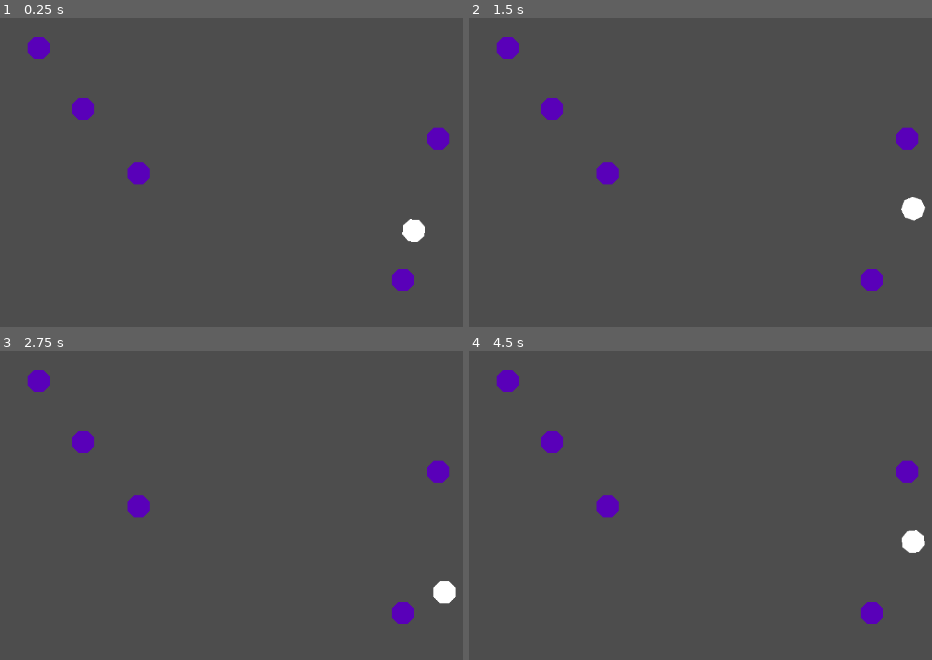
Above: before the commit, frames 1-4 (two rows, left to right).
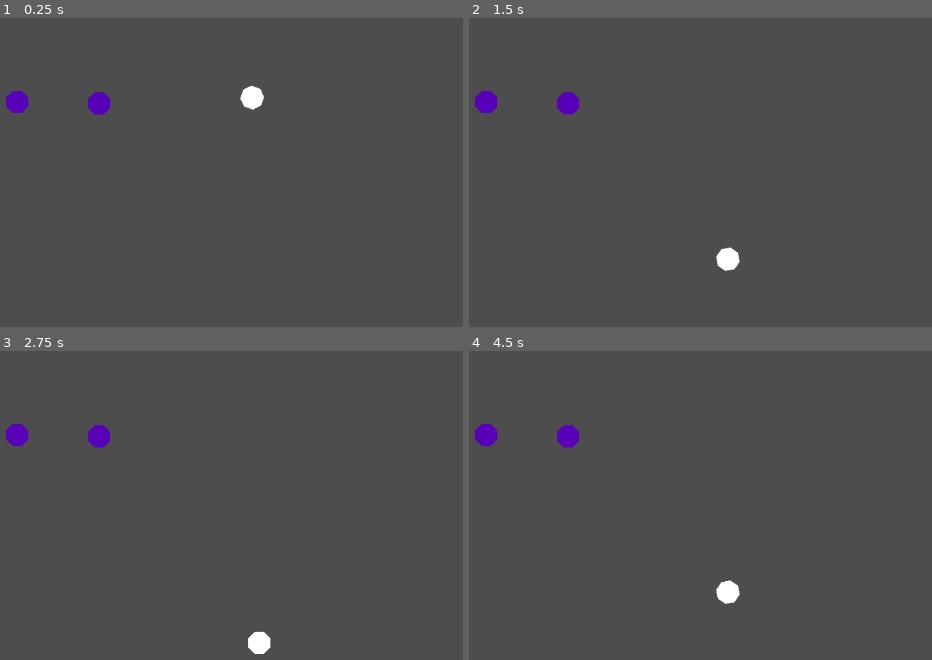
Above: after the commit, the same moments.

Repository: willigro/PinBallJam
Game: Godot game, scene res://src/scenes/SceneTest.tscn
Two runs of this game, one before a commit and one after it. Both use one fixed random seed, a clock stepped at 60 frames per second and the inputs below.
Inputs (mouse positions are in pixels of both pictures, inside the frame that each line leads up to):
- Up to frame 1 (0.25 s): no input
- Up to frame 2 (1.5 s): move the mouse to (765, 144) at 0.52 s; press the mouse at (765, 144) at 0.53 s; tap Enter at 1.25 s; move the mouse to (outside the picture) at 1.27 s; release the mouse at (outside the picture) at 1.28 s; click (outside the picture) at 1.35 s
- Up to frame 3 (2.75 s): move the mouse to (199, 403) at 2.02 s; press the mouse at (199, 403) at 2.03 s
- Up to frame 4 (4.5 s): tap Space at 2.75 s; move the mouse to (547, 592) at 2.77 s; release the mouse at (547, 592) at 2.78 s; click (547, 592) at 2.85 s; move the mouse to (825, 570) at 3.52 s; press the mouse at (825, 570) at 3.53 s; tap Enter at 4.25 s; move the mouse to (outside the picture) at 4.27 s; release the mouse at (outside the picture) at 4.28 s; click (outside the picture) at 4.35 s

The runs differ from the first frame. In frame 1, 2.6% of the frame differs, in the area x 1-98%, y 6-89%; in frame 2, 2.6%; in frame 3, 2.6%; in frame 4, 2.6%, in the area x 1-99%, y 6-89%.

Commit message:
Fix the impulse applied to the player when touching the walls or an object
Signed-off-by: Rittmann <willirittmann@outlook.com>

Diff:
--- a/src/scenes/SceneTest.tscn
+++ b/src/scenes/SceneTest.tscn
@@ -1,11 +1,11 @@
-[gd_scene load_steps=7 format=3 uid="uid://g0h1gtm6vabm"]
+[gd_scene load_steps=8 format=3 uid="uid://g0h1gtm6vabm"]
 
 [ext_resource type="PackedScene" uid="uid://bn48c3b3w5pct" path="res://src/scenes/player.tscn" id="1_bwugf"]
 [ext_resource type="Script" path="res://src/scripts/SceneTest.gd" id="1_vqwyc"]
 [ext_resource type="PackedScene" uid="uid://8rts27cm0bkg" path="res://src/scenes/Obstacle.tscn" id="3_5g3ox"]
 
-[sub_resource type="RectangleShape2D" id="RectangleShape2D_4dy7x"]
-size = Vector2(167.5, 75)
+[sub_resource type="PhysicsMaterial" id="PhysicsMaterial_eojak"]
+bounce = 0.5
 
 [sub_resource type="SegmentShape2D" id="SegmentShape2D_2ux4w"]
 a = Vector2(1, -165)
@@ -14,35 +14,25 @@
 [sub_resource type="SegmentShape2D" id="SegmentShape2D_0am1s"]
 b = Vector2(226, 0)
 
+[sub_resource type="SegmentShape2D" id="SegmentShape2D_e3l72"]
+a = Vector2(0, 186)
+b = Vector2(1, -120)
+
 [node name="SceneTest" type="Node2D"]
 script = ExtResource("1_vqwyc")
 
 [node name="Player1" parent="." instance=ExtResource("1_bwugf")]
-position = Vector2(1037, 389)
-
-[node name="Obstacle" parent="." instance=ExtResource("3_5g3ox")]
-position = Vector2(1037, 281)
-
-[node name="Obstacle2" parent="." instance=ExtResource("3_5g3ox")]
-position = Vector2(461, 150)
+position = Vector2(770, 462)
 
 [node name="Obstacle4" parent="." instance=ExtResource("3_5g3ox")]
-position = Vector2(525, 238)
+position = Vector2(430, 228)
 
 [node name="Obstacle5" parent="." instance=ExtResource("3_5g3ox")]
-position = Vector2(605, 331)
-
-[node name="Obstacle3" parent="." instance=ExtResource("3_5g3ox")]
-position = Vector2(986, 485)
-
-[node name="Area2D" type="Area2D" parent="."]
-position = Vector2(474, 634)
-
-[node name="CollisionShape2D" type="CollisionShape2D" parent="Area2D"]
-shape = SubResource("RectangleShape2D_4dy7x")
+position = Vector2(548, 230)
 
 [node name="CurvedShape" type="StaticBody2D" parent="."]
-position = Vector2(952, 278)
+position = Vector2(685, 351)
+physics_material_override = SubResource("PhysicsMaterial_eojak")
 
 [node name="CollisionShape2D" type="CollisionShape2D" parent="CurvedShape"]
 position = Vector2(111, 118)
@@ -55,5 +45,21 @@
 [node name="CollisionPolygon2D" type="CollisionPolygon2D" parent="CurvedShape"]
 polygon = PackedVector2Array(18, -265, 4, -260, 27, -259, 44, -252, 62, -242, 75, -228, 83, -217, 90, -204, 96, -188, 102, -170, 105, -154, 107, -132, 109, -94, 112, -44, 111, -161, 108, -198, 96, -236, 75, -266)
 
+[node name="CollisionShape2D2" type="CollisionShape2D" parent="CurvedShape"]
+position = Vector2(-340, 117)
+rotation = 3.14159
+scale = Vector2(1, -1)
+shape = SubResource("SegmentShape2D_2ux4w")
+
+[node name="CollisionPolygon2D2" type="CollisionPolygon2D" parent="CurvedShape"]
+position = Vector2(-229, -1)
+rotation = 3.14159
+scale = Vector2(1, -1)
+polygon = PackedVector2Array(18, -265, 4, -260, 27, -259, 44, -252, 62, -242, 75, -228, 83, -217, 90, -204, 96, -188, 102, -170, 105, -154, 107, -132, 109, -94, 112, -44, 111, -161, 108, -198, 96, -236, 75, -266)
+
+[node name="CollisionShape2D4" type="CollisionShape2D" parent="CurvedShape"]
+position = Vector2(55, 5)
+shape = SubResource("SegmentShape2D_e3l72")
+
 [node name="Marker2D" type="Marker2D" parent="."]
-position = Vector2(1046, 455)
+position = Vector2(779, 528)
--- a/src/scripts/Obstacle.gd
+++ b/src/scripts/Obstacle.gd
@@ -1,6 +1,6 @@
 extends StaticBody2D
 
-var _force_of_impulse = Vector2(300, 300)
+var _force_of_impulse = Vector2(200, 200)
 
 # Called when the node enters the scene tree for the first time.
 func _ready():
@@ -17,5 +17,8 @@
         var look_vec = body.global_position - global_position
         var dir = atan2(look_vec.y, look_vec.x)
         var vel = _force_of_impulse * dir
-        body.apply_impulse(vel)
+        print("touch")
+        #body.apply_impulse(vel)
+        body.linear_velocity = vel
+        print(body.linear_velocity)
     pass # Replace with function body.
--- a/src/scripts/Player.gd
+++ b/src/scripts/Player.gd
@@ -12,10 +12,12 @@
 
 # Called every frame. 'delta' is the elapsed time since the previous frame.
 func _process(delta):
+    print(linear_velocity)
     pass
 
 func reset_states(pos):
     reset_state_pos = pos
+    pass
 
 func _integrate_forces(state):
     if reset_state_pos:
@@ -23,3 +25,4 @@
         linear_velocity = Vector2.ZERO
         reset_state_pos = null
         apply_impulse(Vector2(0, -1500))
+    pass
